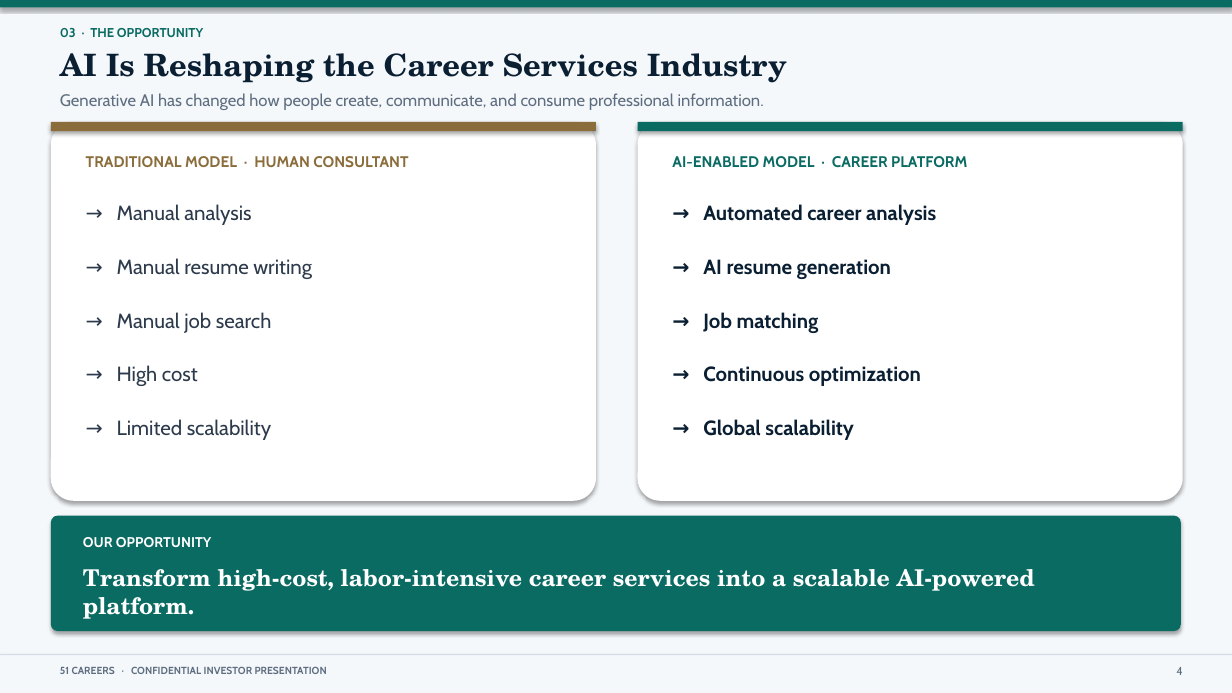
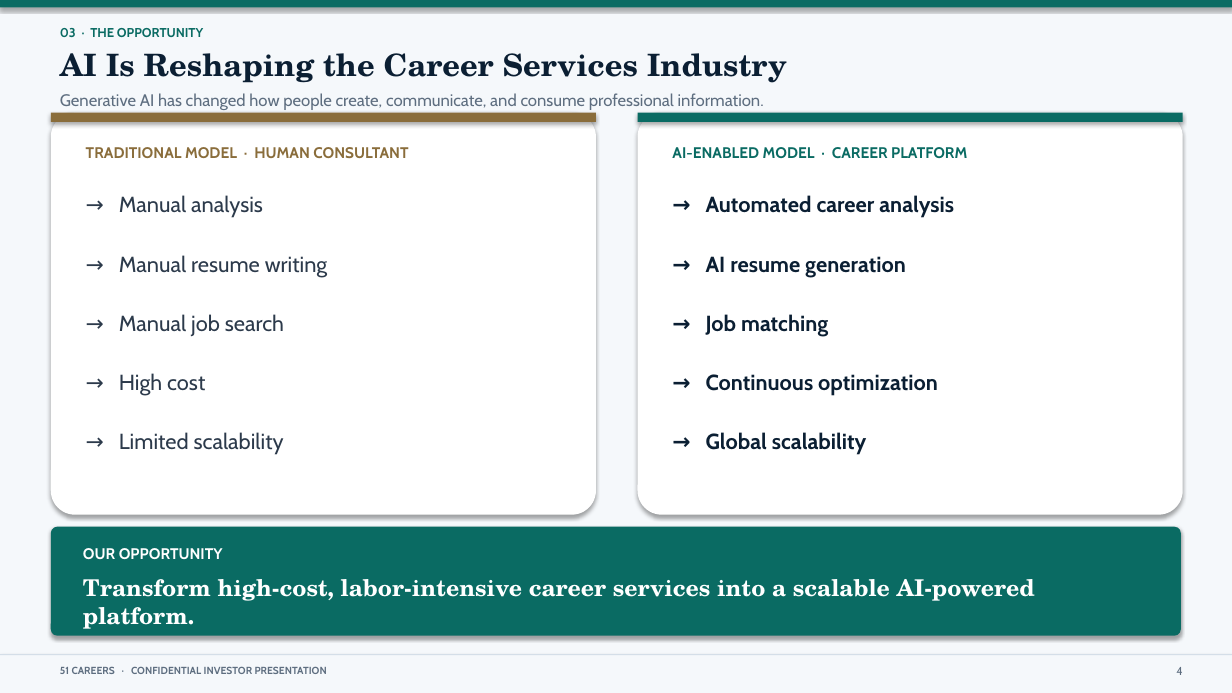
Before and after one commit to anthonyleedu/anthonyleedu, a slide deck: slide 4 of 51Careers_Addition.pptx. Drawn at 1232x693 pixels with LibreOffice and Linux fonts; fonts in the diff are those of the drawing. Boxes give left, top, right and bottom in pixels: in the first picture for what was removed or moved away, otherwise in the second. Text is boxed around its words. In the diff, an @@ line names an element or a change of style, - is before the commit and + after.

```diff
--- a/51Careers_Addition.pptx
+++ b/51Careers_Addition.pptx
@@ rounded rectangle: place and size @@
-rounded rectangle at (51,122,596,501)
+rounded rectangle at (51,113,596,515)
@@ 2 texts, 2 rectangles: place and size @@
-2 texts, 2 rectangles at (51,122,1183,167)
+2 texts, 2 rectangles at (51,113,1183,158)
@@ rounded rectangle: place and size @@
-rounded rectangle at (638,122,1183,501)
+rounded rectangle at (638,113,1183,515)
@@ text "→ Manual analysis": place and size @@
-text "→ Manual analysis" at (117,204,251,225)
+text "→ Manual analysis" at (119,195,263,218)
@@ text "→ Automated career analysis": place and size @@
-text "→ Automated career analysis" at (703,204,936,225)
+text "→ Automated career analysis" at (706,195,954,218)
@@ text "→ High cost": place and size @@
-text "→ High cost" at (117,365,198,386)
+text "→ High cost" at (119,373,205,396)
@@ text "→ Continuous optimization": place and size @@
-text "→ Continuous optimization" at (703,366,921,386)
+text "→ Continuous optimization" at (706,374,938,396)
@@ text "→ Limited scalability": place and size @@
-text "→ Limited scalability" at (117,419,271,440)
+text "→ Limited scalability" at (119,432,284,455)
@@ size 16 to 17 pt in 10 elements at (119,255,328,278), (706,256,906,278), (119,314,284,336), (706,314,828,337), (119,195,263,218), (706,195,954,218), (119,373,205,396), (706,374,938,396), (119,432,284,455), (706,432,866,455) @@
@@ text "→ Global scalability": place and size @@
-text "→ Global scalability" at (703,419,853,440)
+text "→ Global scalability" at (706,432,866,455)
@@ rounded rectangle: place and size @@
-rounded rectangle at (51,516,1181,631)
+rounded rectangle at (51,527,1181,636)
@@ text "Transform high-cost, labor-intensive career services ...": place and size @@
-text "Transform high-cost, labor-intensive career services ..." at (83,569,1035,619)
+text "Transform high-cost, labor-intensive career services ..." at (83,579,1035,629)
@@ text "OUR OPPORTUNITY": place and size @@
-text "OUR OPPORTUNITY" at (83,537,211,547)
+text "OUR OPPORTUNITY" at (83,548,223,559)
@@ text "OUR OPPORTUNITY" at (83,548,223,559): size 11 to 12 pt @@
```
Also in this commit, not shown: 25 other slides changed, 1 other file.
